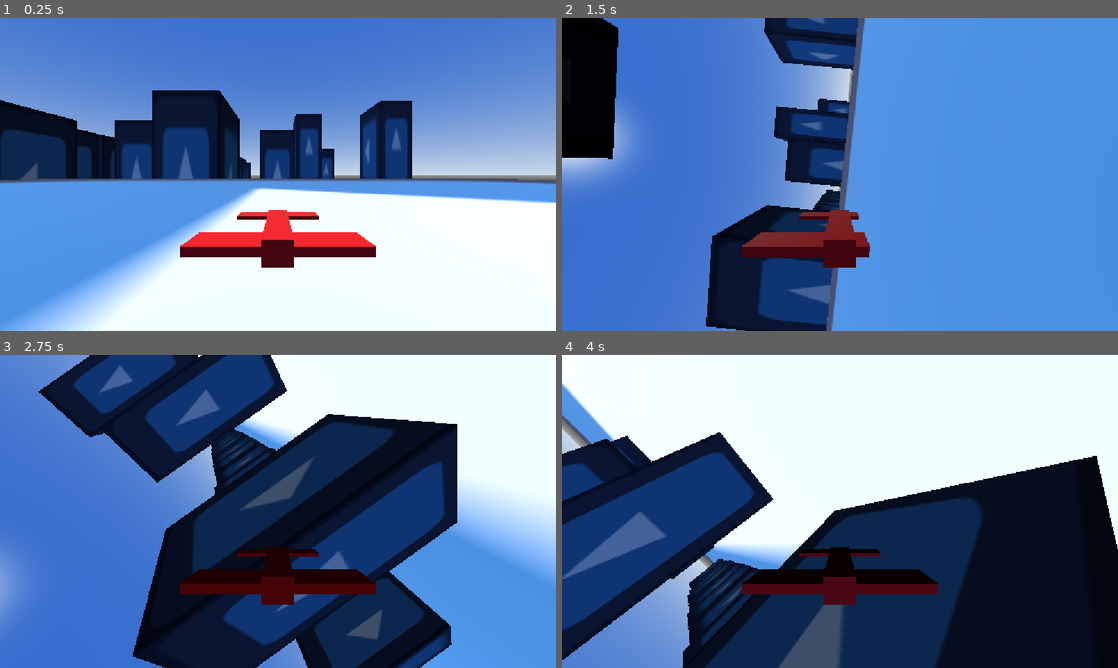
Above: before the commit, frames 1-4 (two rows, left to right).
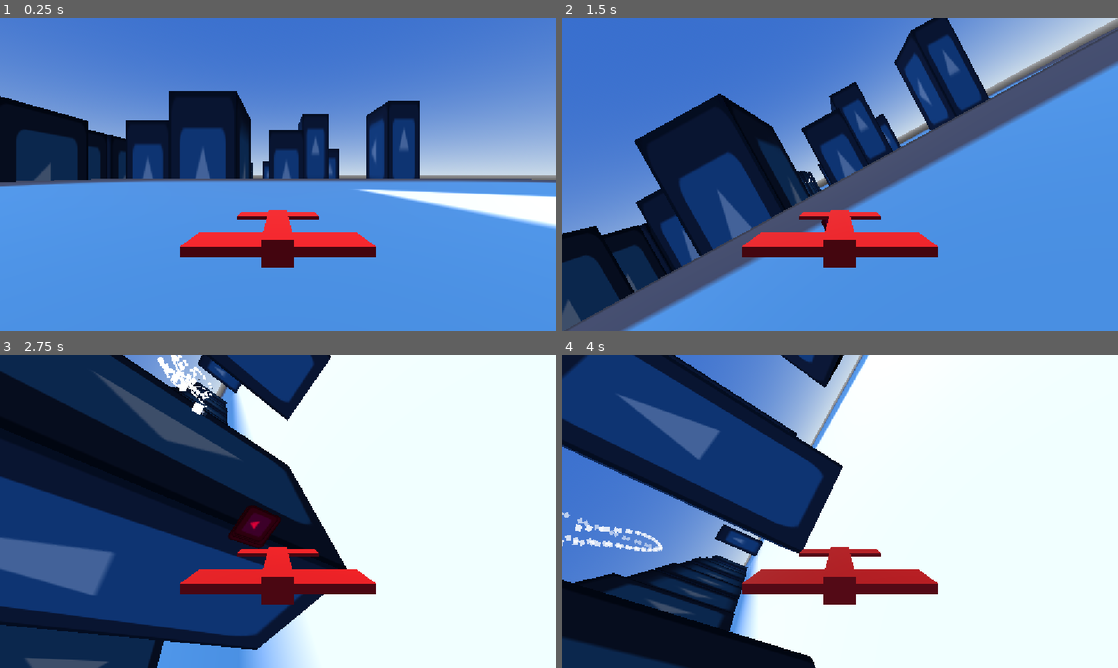
Above: after the commit, the same moments.

Repository: keidukebergman/FunkyDeliveryGame
Game: Godot game, scene res://scene/levels/test.tscn
Two runs of this game, one before a commit and one after it. Both use one fixed random seed, a clock stepped at 60 frames per second and the inputs below. The engine's default icon, where the game draws it, is replaced by a stand-in: a white triangle on a blue panel in a dark square.
Inputs:
- Up to frame 1 (0.25 s): no input
- Up to frame 2 (1.5 s): hold D (roll_right) 0.53-1.28 s; tap R (hover_switch) at 0.6, 1.35 s; hold W (pitch_down) from 1.28 s (still down)
- Up to frame 3 (2.75 s): release W (pitch_down) at 2.03 s; hold D (roll_right) from 2.03 s (still down); tap R (hover_switch) at 2.1 s
- Up to frame 4 (4 s): release D (roll_right) at 2.78 s; hold S (pitch_up) 2.78-3.53 s; tap R (hover_switch) at 2.85, 3.6 s; hold A (roll_left) from 3.53 s (still down)

The runs differ from the first frame. In frame 1, 38% of the frame differs, in the area x 0-100%, y 23-100%; in frame 2, 57%; in frame 3, 77%, in the area x 0-100%, y 0-100%; in frame 4, 72%.

Commit message:
FIX: Revive old flight model

Diff:
--- a/scene/instantiable/player/aircraft_controller.gd
+++ b/scene/instantiable/player/aircraft_controller.gd
@@ -6,10 +6,15 @@
 var throttle = 0;
 
 @export_group("Base Flight Parameters")
-var min_speed: float = 1
+var min_speed: float = 30
 @export var max_level_speed: float = 60.0
 @export var engine_power: float = 20.0
 @export var base_drag: float = 5.0
+@export var acceleration: float = 100
+@export var deceleration: float = 100
+var flight_airspeed:float = 0
+@export var acceleration_curve: Curve
+@export var deceleration_curve: Curve
 
 @export_group("Hover")
 @export var max_hover_speed = 30;
@@ -40,9 +45,8 @@
 var hover_speed: Vector3
 
 @export_group("Force Interpolation")
-var idle_movement_speed_interpolation: float = 10
-@export var normal_movement_speed_interpolation: float = 70
-@export var boost_movement_speed_interpolation: float = 120
+@export var movement_speed_interpolaton_factor: float = 10
+@export var hover_speed_interpolation: float = 20
 
 var hovering:bool = false;
 var hover_mode_pressed = false;
@@ -54,6 +58,9 @@
 @export var landing_gear:Area3D
 
 var throttle_level = 0
+
+func _ready():
+	movement_speed_interpolaton_factor *= max_level_speed
 
 func _process(_delta: float) -> void:
 	var throttle_input = Input.get_axis("throttle_down", "throttle_up");
@@ -74,21 +81,19 @@
 		handle_hovering(delta);
 	linear_velocity = actual_movement_speed + actual_fall_speed + actual_hover_speed;
 
+func _evaluate_acc_decc_curve(curve:Curve, amplitude:float, speed:float, max_speed:float) -> float:
+	return curve.sample(speed/max_speed) * amplitude
+
 func calculate_flight_physics(delta: float) -> void:
+	var accdecc = _evaluate_acc_decc_curve(acceleration_curve, acceleration, flight_airspeed, max_level_speed*2) if throttle * max_level_speed > flight_airspeed else _evaluate_acc_decc_curve(deceleration_curve, deceleration, flight_airspeed, max_level_speed*2)
+	flight_airspeed = move_toward(flight_airspeed, max(throttle * max_level_speed, 0.3*max_level_speed), delta * accdecc)
 	var forward_dir = -transform.basis.z
-	var interpolation_speed = boost_movement_speed_interpolation if throttle == 2 else (normal_movement_speed_interpolation if throttle == 1 else idle_movement_speed_interpolation)
-	var flight_speed = forward_dir * throttle * max_level_speed;
-	actual_movement_speed = actual_movement_speed.move_toward(flight_speed, delta * interpolation_speed);
-	actual_hover_speed = actual_hover_speed.move_toward(Vector3.ZERO, delta*boost_movement_speed_interpolation)
-	if (throttle == 0):
-		actual_fall_speed.y = max(actual_fall_speed.y, linear_velocity.y-actual_movement_speed.y)
-		actual_fall_speed.y = clamp(actual_fall_speed.y, -200, 0)
-		actual_fall_speed -= delta * 9 * Vector3.UP;
-	else:
-		actual_fall_speed = actual_fall_speed.move_toward(Vector3.ZERO, normal_movement_speed_interpolation*delta)
+	var flight_speed = forward_dir * flight_airspeed
+	actual_movement_speed = actual_movement_speed.move_toward(flight_speed, delta * movement_speed_interpolaton_factor)
+	actual_hover_speed = actual_hover_speed.move_toward(Vector3.ZERO, delta * movement_speed_interpolaton_factor)
 
 func handle_hovering(delta:float) -> void:
-	actual_movement_speed = actual_movement_speed.move_toward(Vector3.ZERO, idle_movement_speed_interpolation*delta)
+	actual_movement_speed = actual_movement_speed.move_toward(Vector3.ZERO, hover_speed_interpolation * delta)
 	var hover_throttle = max_hover_speed if throttle == 2 else (target_hover_speed if throttle == 1 else min_hover_speed)
 	if is_landing:
 		if throttle == 2:
@@ -108,7 +113,7 @@
 	if updot < 0.2:
 		start_falling(delta, -(updot-0.2))
 	else:
-		actual_fall_speed = actual_fall_speed.move_toward(Vector3.ZERO, normal_movement_speed_interpolation*delta)
+		actual_fall_speed = actual_fall_speed.move_toward(Vector3.ZERO, hover_speed_interpolation*delta)
 
 	var hover_s = (tilt_loss * Vector3.UP + hover_throttle*transform.basis.y + l_hov*Vector3.LEFT + f_hov*Vector3.FORWARD)
 	actual_hover_speed = actual_hover_speed.move_toward(hover_s, hover_force*delta)
--- a/scene/instantiable/player/aircraft_controller_rigidbody.gd
+++ b/scene/instantiable/player/aircraft_controller_rigidbody.gd
@@ -3,12 +3,13 @@
 @export var data = CombatantData.new()
 
 @export_group("Control inertia")
-@export var throttle_increase_per_second: float = 2.0
+@export var throttle_increase_per_second: float = 0.3
 var throttle: float = 1.0
 var throttle_level: float = 1.0
 
 @export_group("Base Flight Parameters")
-@export var max_level_speed: float = 60.0
+@export var min_level_speed: float = 80.0
+@export var max_level_speed: float = 100.0
 @export var boost_speed_multiplier: float = 1.5
 @export var stall_speed: float = 40.0
 @export var forward_drag: float = 0.005
@@ -98,18 +99,16 @@
 func apply_flight_forces(state: PhysicsDirectBodyState3D) -> void:
 	var gravity = state.total_gravity.length()
 	var local_velocity = basis.transposed() * state.linear_velocity
+	var min_thrust = forward_drag * min_level_speed * min_level_speed
 	var cruise_thrust = forward_drag * max_level_speed * max_level_speed
 	var boost_speed = max_level_speed * boost_speed_multiplier
 	var boost_thrust = forward_drag * boost_speed * boost_speed
-	var thrust = _throttle_curve(throttle_level, 0.0, cruise_thrust, boost_thrust)
+	var thrust = _throttle_curve(throttle, min_thrust, cruise_thrust, boost_thrust)
 	var thrust_accel = Vector3(0.0, 0.0, -thrust)
-	var drag_accel = 5 * -Vector3(
+	var drag_accel = -Vector3(
 		side_drag * local_velocity.x * absf(local_velocity.x),
 		vertical_drag * local_velocity.y * absf(local_velocity.y),
 		forward_drag * local_velocity.z * absf(local_velocity.z))
-
-	if throttle == 0:
-		return
 
 	var forward_airspeed = maxf(-local_velocity.z, 0.0)
 	var lift_ratio = clampf(pow(forward_airspeed / stall_speed, 2.0), 0.0, 1.0)
--- a/scene/instantiable/player/node_3d.tscn
+++ b/scene/instantiable/player/node_3d.tscn
@@ -3,6 +3,7 @@
 [ext_resource type="Script" uid="uid://cyreosrsvpso4" path="res://scene/instantiable/player/aircraft_controller.gd" id="1_k1gms"]
 [ext_resource type="Script" uid="uid://0f173b8nkb76" path="res://scene/instantiable/player/MissileTarget.gd" id="2_4v0pv"]
 [ext_resource type="Script" uid="uid://b1olin0wr7hu6" path="res://scripts/Hurtbox.gd" id="2_87d5p"]
+[ext_resource type="Script" uid="uid://dbcmdoafalwye" path="res://scene/instantiable/player/FuelTracker.gd" id="2_q20p2"]
 [ext_resource type="Script" uid="uid://be0jh52rd15gj" path="res://scene/instantiable/player/MissileCounterMeasures.gd" id="3_8c50t"]
 [ext_resource type="Script" uid="uid://br2sexdynpvob" path="res://scripts/HealthManager.gd" id="3_i6rrb"]
 [ext_resource type="Script" uid="uid://g4so46n4quxu" path="res://scene/instantiable/player/AttackRegistrator.gd" id="4_ynpty"]
@@ -34,63 +35,70 @@
 missile_warning_system = NodePath("MissileTarget")
 landing_gear = NodePath("LandingGear")
 
-[node name="MissileTarget" type="Node3D" parent="." unique_id=1757459258]
+[node name="FuelTracker" type="Node3D" parent="." unique_id=1120138095]
+script = ExtResource("2_q20p2")
+max_fuel = 120.0
+fuel_drain_rate_low = 1.0
+fuel_drain_rate = 1.0
+fuel_drain_rate_high = 3.0
+
+[node name="MissileTarget" type="Node3D" parent="." unique_id=2038405372]
 script = ExtResource("2_4v0pv")
 
-[node name="MissileCountermeasures" type="Node3D" parent="." unique_id=975760687 node_paths=PackedStringArray("missile_target")]
+[node name="MissileCountermeasures" type="Node3D" parent="." unique_id=1968083001 node_paths=PackedStringArray("missile_target")]
 script = ExtResource("3_8c50t")
 missile_target = NodePath("../MissileTarget")
 
-[node name="AttackRegistrator" type="Node3D" parent="." unique_id=965883723 node_paths=PackedStringArray("health_manager", "hurtbox")]
+[node name="AttackRegistrator" type="Node3D" parent="." unique_id=565651450 node_paths=PackedStringArray("health_manager", "hurtbox")]
 script = ExtResource("4_ynpty")
 health_manager = NodePath("../HealthManager")
 hurtbox = NodePath("../Hurtbox")
 
-[node name="HealthManager" type="Node3D" parent="." unique_id=1736362127]
+[node name="HealthManager" type="Node3D" parent="." unique_id=389659963]
 script = ExtResource("3_i6rrb")
 health = 50.0
 max_health = 50.0
 metadata/_custom_type_script = "uid://br2sexdynpvob"
 
-[node name="VisualWarningSystem" type="Node3D" parent="." unique_id=2140244012 node_paths=PackedStringArray("missile_target")]
+[node name="VisualWarningSystem" type="Node3D" parent="." unique_id=2027056428 node_paths=PackedStringArray("missile_target")]
 script = ExtResource("6_ki6y5")
 missile_target = NodePath("../MissileTarget")
 missile_indicator = ExtResource("7_mkgwn")
 
-[node name="CSGBox3D2" type="CSGBox3D" parent="." unique_id=1543224469]
+[node name="CSGBox3D2" type="CSGBox3D" parent="." unique_id=1807959180]
 transform = Transform3D(1, 0, 0, 0, 1, 0, 0, 0, 1, -0.0059509277, 0, -1.0155859)
-material_override = SubResource("StandardMaterial3D_kykjf")
+material_override = SubResource("StandardMaterial3D_kqd52")
 size = Vector3(0.604, 0.503, 3.246172)
 
-[node name="CSGBox3D" type="CSGBox3D" parent="." unique_id=1434819781]
+[node name="CSGBox3D" type="CSGBox3D" parent="." unique_id=917679384]
 transform = Transform3D(1.3394789, 0, 0, 0, 1, 0, 0, 0, 1, 0, 0, 0)
-material_override = SubResource("StandardMaterial3D_kykjf")
+material_override = SubResource("StandardMaterial3D_kqd52")
 size = Vector3(2.7373047, 0.1928711, 1)
 
-[node name="CSGBox3D3" type="CSGBox3D" parent="." unique_id=1435558309]
+[node name="CSGBox3D3" type="CSGBox3D" parent="." unique_id=1365747700]
 transform = Transform3D(0.8958891, 0, 0, 0, 0.59677994, 0, 0, 0, 0.65598476, 0, 0.132622, -2.1332)
-material_override = SubResource("StandardMaterial3D_kykjf")
+material_override = SubResource("StandardMaterial3D_kqd52")
 size = Vector3(2.7373047, 0.1928711, 1)
 
-[node name="CollisionShape3D" type="CollisionShape3D" parent="." unique_id=1769793321]
+[node name="CollisionShape3D" type="CollisionShape3D" parent="." unique_id=1681163902]
 transform = Transform3D(1, 0, 0, 0, 1, 0, 0, 0, 1, 0, 0, -1.0578613)
-shape = SubResource("BoxShape3D_x05w2")
+shape = SubResource("BoxShape3D_p4sk3")
 
-[node name="Camera3D" type="Camera3D" parent="." unique_id=340442371]
+[node name="Camera3D" type="Camera3D" parent="." unique_id=956260223]
 transform = Transform3D(1, 0, 0, 0, 1, 0, 0, 0, 1, 0, 1.445, 4.313)
 current = true
 
-[node name="Hurtbox" type="Area3D" parent="." unique_id=1412497207]
+[node name="Hurtbox" type="Area3D" parent="." unique_id=2059111720]
 script = ExtResource("2_87d5p")
 metadata/_custom_type_script = "uid://b1olin0wr7hu6"
 
-[node name="CollisionShape3D" type="CollisionShape3D" parent="Hurtbox" unique_id=1244492789]
+[node name="CollisionShape3D" type="CollisionShape3D" parent="Hurtbox" unique_id=302806513]
 transform = Transform3D(1, 0, 0, 0, 1, 0, 0, 0, 1, 0, 0, -0.8222046)
-shape = SubResource("BoxShape3D_mtnme")
+shape = SubResource("BoxShape3D_fb2p2")
 debug_color = Color(0, 1, 0.16862746, 1)
 
-[node name="LandingGear" type="Area3D" parent="." unique_id=2036885865]
+[node name="LandingGear" type="Area3D" parent="." unique_id=95372210]
 script = ExtResource("9_03j0q")
 
-[node name="CollisionShape3D" type="CollisionShape3D" parent="LandingGear" unique_id=714979117]
-shape = SubResource("BoxShape3D_ix5x4")
+[node name="CollisionShape3D" type="CollisionShape3D" parent="LandingGear" unique_id=140126993]
+shape = SubResource("BoxShape3D_j72do")
--- a/scene/instantiable/projectile/missile.tscn
+++ b/scene/instantiable/projectile/missile.tscn
@@ -54,8 +54,8 @@
 gravity_scale = 0.0
 script = ExtResource("1_wcfkk")
 projectile_attack_handler = NodePath("ProjectileAttackHandler")
-movement_speed = 180
-rotation_speed = 8.0
+movement_speed = 220
+rotation_speed = 15.0
 targeting_module = NodePath("targeting_module")
 rotation_loss = 0.3
 rotation_loss_distance = 80
@@ -80,6 +80,7 @@
 draw_pass_1 = SubResource("QuadMesh_mtnme")
 
 [node name="Hitbox" type="Area3D" parent="." unique_id=1121789763]
+physics_interpolation_mode = 1
 script = ExtResource("3_s0k68")
 metadata/_custom_type_script = "uid://bpng540ygsvjm"
 
--- a/scene/levels/MissileTurret.gd
+++ b/scene/levels/MissileTurret.gd
@@ -1,13 +1,16 @@
 extends Node3D
 class_name MissileTurret
 
-@export var target:CharacterBody3D
+@export var target:Node3D
 @export var turret:Node3D
 @export var rotation_speed = 30
 @export var targeting_module:TargetingModule
 @export var projectile:PackedScene
 @export var firing_timeout = 0.6
 
+func _ready() -> void:
+	if target:
+		targeting_module.target = target
 # Called every frame. 'delta' is the elapsed time since the previous frame.
 func _process(delta: float) -> void:
 	if(!target):
--- a/scene/levels/missile.gd
+++ b/scene/levels/missile.gd
@@ -46,7 +46,7 @@
 		return
 
 	var target_pos: Vector3 = target.global_position
-	var target_vel: Vector3 = target.velocity
+	var target_vel: Vector3 = target.linear_velocity
 	var los: Vector3 = target_pos - global_position
 	var los_len_sq: float = los.length_squared()
 
--- a/scene/levels/test.tscn
+++ b/scene/levels/test.tscn
@@ -3,6 +3,8 @@
 [ext_resource type="Texture2D" uid="uid://bjbxd22a1md3a" path="res://icon.svg" id="1_2mwat"]
 [ext_resource type="Script" uid="uid://ckhhiltvipahw" path="res://scene/levels/JobHandler.gd" id="1_h5gkb"]
 [ext_resource type="PackedScene" uid="uid://caijirtamwc8" path="res://scene/instantiable/player/node_3d_rigid.tscn" id="1_kykjf"]
+[ext_resource type="PackedScene" uid="uid://cephtpdf2eueo" path="res://scene/instantiable/player/node_3d.tscn" id="1_xe2e6"]
+[ext_resource type="PackedScene" uid="uid://nyiyhmw6fkwp" path="res://scene/instantiable/enemies/aa_hk_missille.tscn" id="6_lgk5j"]
 [ext_resource type="PackedScene" uid="uid://bbl8d0vm2x06v" path="res://scene/instantiable/deliveries/delivery_interaction_area.tscn" id="10_m5tyu"]
 
 [sub_resource type="ProceduralSkyMaterial" id="ProceduralSkyMaterial_h5gkb"]
@@ -21,6 +23,14 @@
 
 [sub_resource type="Compositor" id="Compositor_ix5x4"]
 
+[sub_resource type="Curve" id="Curve_xe2e6"]
+_data = [Vector2(0, 1), 0.0, 0.0, 0, 0, Vector2(0.5341615, 0.6160715), 0.0, 0.0, 0, 0, Vector2(1, 1), 0.83636343, 0.0, 0, 0]
+point_count = 3
+
+[sub_resource type="Curve" id="Curve_lgk5j"]
+_data = [Vector2(0, 0.16071439), 0.0, -0.09375005, 0, 0, Vector2(1, 1), 0.71874976, 0.0, 0, 0]
+point_count = 2
+
 [sub_resource type="StandardMaterial3D" id="StandardMaterial3D_kn7c7"]
 albedo_texture = ExtResource("1_2mwat")
 
@@ -38,9 +48,13 @@
 transform = Transform3D(1, 0, 0, 0, -0.5893197, 0.80789995, 0, -0.80789995, -0.5893197, 0, 0, 0)
 
 [node name="Node3D2" parent="." unique_id=382606159 instance=ExtResource("1_kykjf")]
+visible = false
 mass = 1000.0
 max_level_speed = 200.0
 boost_speed_multiplier = 2.0
+forward_drag = 0.025
+side_drag = 0.15
+vertical_drag = 0.05
 hover_high_target_velocity = 30
 hover_low_target_velocity = -15
 hover_low_thrust_factor = 0.1
@@ -55,6 +69,18 @@
 pitch_response = 2.0
 yaw_response = 1.0
 
+[node name="Node3D" parent="." unique_id=806266701 instance=ExtResource("1_xe2e6")]
+transform = Transform3D(1, 0, 0, 0, 1, 0, 0, 0, 1, -22.824013, 0, 0)
+axis_lock_angular_x = true
+axis_lock_angular_y = true
+axis_lock_angular_z = true
+max_level_speed = 120.0
+acceleration = 150.0
+deceleration = 80.0
+acceleration_curve = SubResource("Curve_xe2e6")
+deceleration_curve = SubResource("Curve_lgk5j")
+pitch_speed = 1.0
+
 [node name="Camera3D" type="Camera3D" parent="." unique_id=209417441]
 transform = Transform3D(1, 0, 0, 0, -4.371139e-08, 1, 0, -1, -4.371139e-08, 1.0619507, 362.32907, -127.89849)
 doppler_tracking = 2
@@ -351,3 +377,7 @@
 material_override = SubResource("StandardMaterial3D_kn7c7")
 use_collision = true
 size = Vector3(300, 1, 300)
+
+[node name="AA_HK-Missille" parent="." unique_id=1075759552 node_paths=PackedStringArray("target") instance=ExtResource("6_lgk5j")]
+transform = Transform3D(1, 0, 0, 0, 1, 0, 0, 0, 1, -112.3152, 10.720879, -687.67114)
+target = NodePath("../Node3D")
--- a/scripts/Data/JobData.gd
+++ b/scripts/Data/JobData.gd
@@ -4,19 +4,15 @@
 @export_multiline var long_description: String
 @export var short_description: String
 
-@export_group("Locations")
-@export var pickup_location: Array
-@export var dropoff_location: Array
-
-@export_group("Timing")
-@export var has_time_limit: bool = false
-@export var starts_timer_on_pickup = true
-@export_range(30.0, 1800.0, 1.0, "suffix:s") var time_limit: float = 120.0
+@export_group("Objectives")
+@export var custom_job_outline: bool = false
+@export var job_outline = null
+@export var pickup_location = Location
+@export var delivery_location = Location
 
 @export_group("Reward")
 @export var base_reward: int = 100
 
-@export_group("Misc")
-@export var cargo: PackedScene
-@export var tags: Array[StringName] = []
-@export var can_be_removed:bool = true
+@export_group("Tags")
+@export var persistent:bool = false
+@export var one_time_completable:bool = false
--- a/scripts/Data/JobDataInstance.gd
+++ b/scripts/Data/JobDataInstance.gd
@@ -17,19 +17,8 @@
 	inst.job_data = def
 	inst.uid = _next_uid
 	_next_uid += 1
-	inst.reward = def.base_reward
-	if def.has_time_limit:
-		inst.time_remaining = def.time_limit
 	return inst
 
 func set_state(s: State) -> void:
 	state = s
 	state_changed.emit(s)
-
-func tick(delta: float) -> void:
-	if state != State.ACCEPTED and (state != State.PICKED_UP or job_data.starts_timer_on_pickup == false):
-		return
-	if job_data.has_time_limit:
-		time_remaining -= delta
-		if time_remaining <= 0.0:
-			set_state(State.FAILED)
--- a/scripts/Data/Location.gd
+++ b/scripts/Data/Location.gd
@@ -1,4 +1,4 @@
 class_name Location extends Resource
 
 @export var name: String
-@export var location_scenepath: Array[String]
+@export var location_scenepaths: Array[String]
Not shown: 1 places in scene/instantiable/player/node_3d.tscn that only renumber resources
